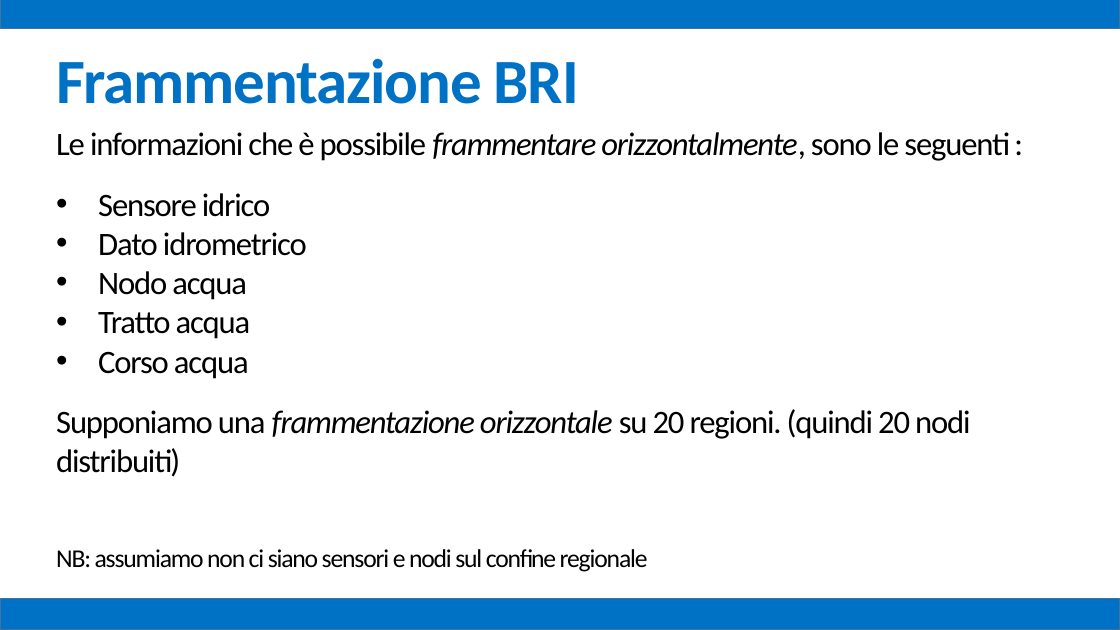
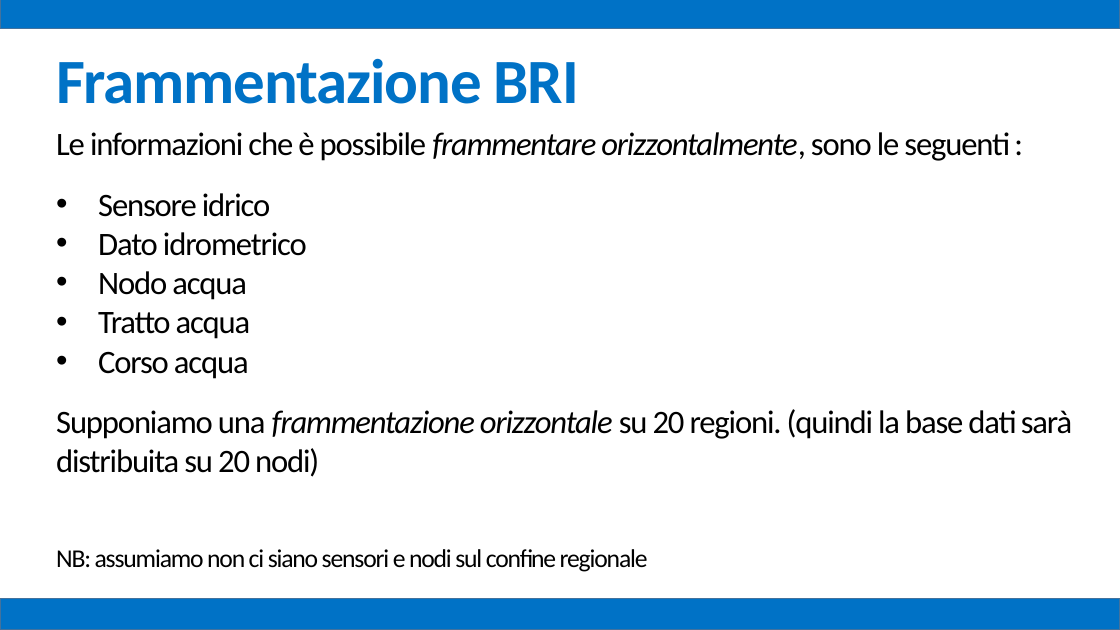
Before and after one commit to mz1991/ProgettoFebbraio2015, a slide deck: slide 81 of Febbraio 2015.pptx. Drawn at 1120x630 pixels with LibreOffice and Linux fonts; fonts in the diff are those of the drawing. Boxes give left, top, right and bottom in pixels: in the first picture for what was removed or moved away, otherwise in the second. Text is boxed around its words. In the diff, an @@ line names an element or a change of style, - is before the commit and + after.

```diff
--- a/Febbraio 2015.pptx
+++ b/Febbraio 2015.pptx
@@ text at [56,409,1072,477]: text changed @@
-Supponiamo una frammentazione orizzontale su 20 regioni. (quindi 20 nodi distribuiti)
+Supponiamo una frammentazione orizzontale su 20 regioni. (quindi la base dati sarà distribuita su 20 nodi)
```
Also in this commit, not shown: 12 other slides changed, 5 other files.
